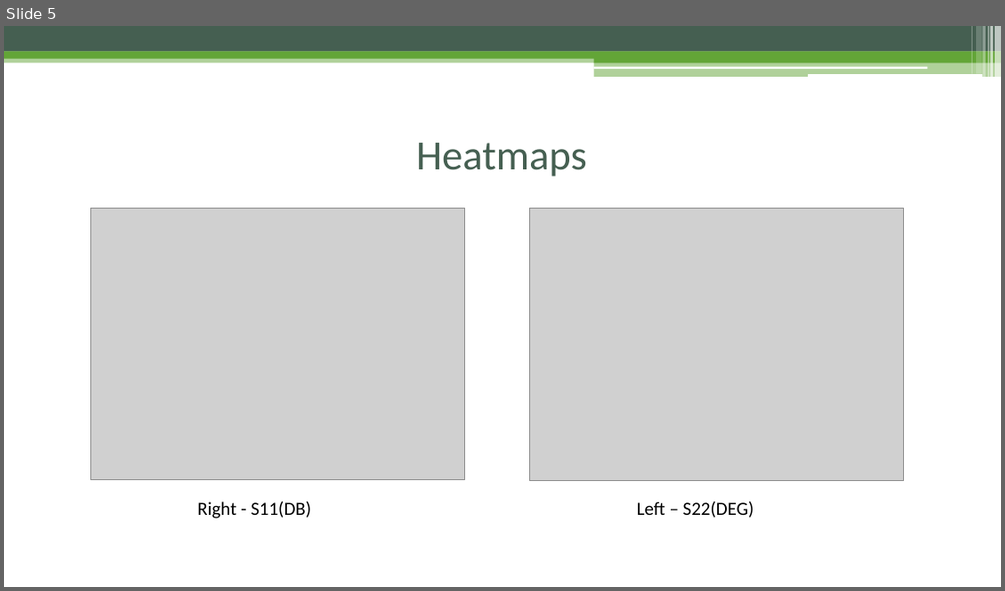
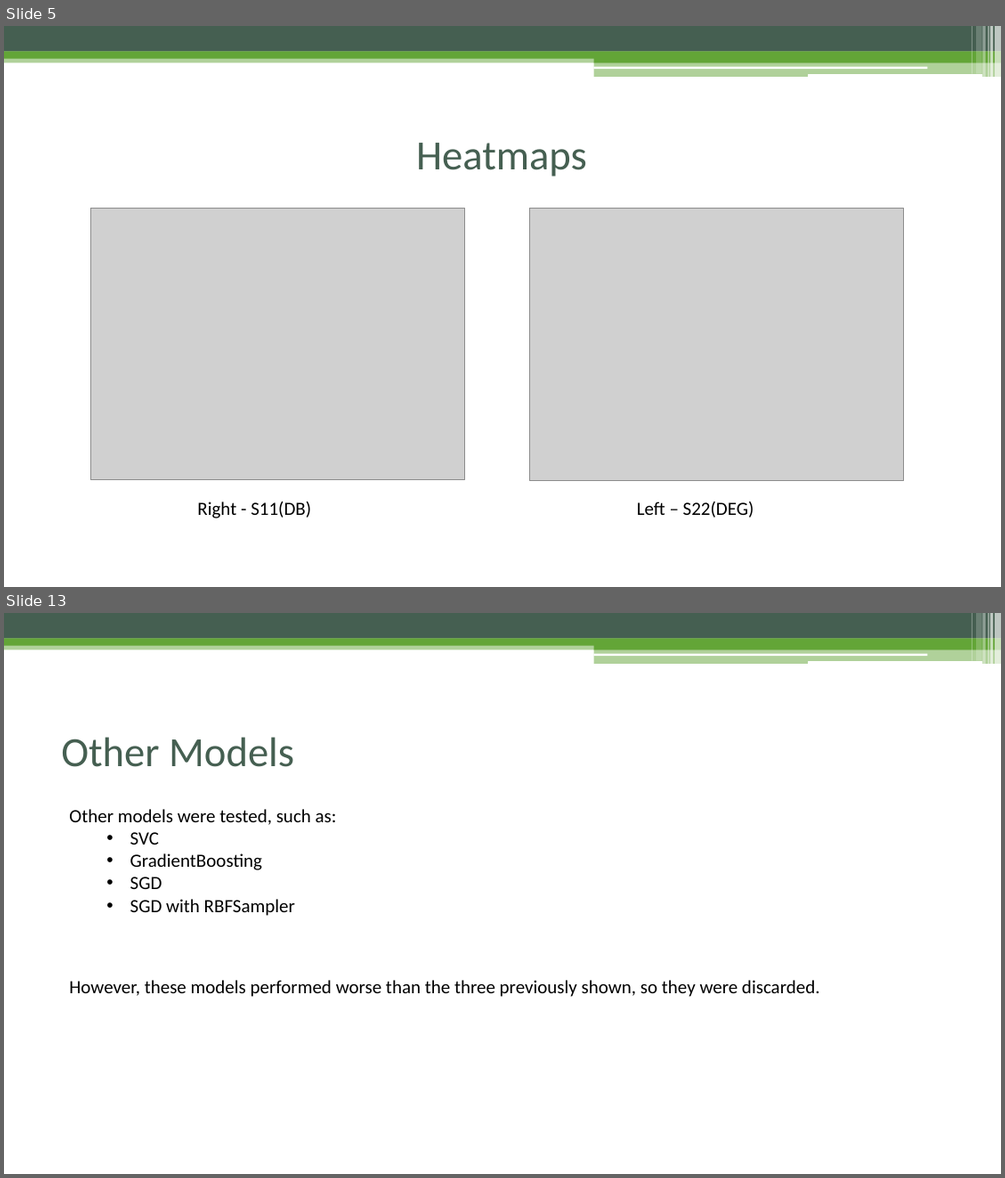
Before and after one commit to EmanueleTinghi/Data-Mining-Project, a slide deck: Docs/Presentation.pptx. Shown one above the other, each under a label of ours: slide 5 before the commit, slides 5 and 13 after it; the slides between them are not shown. The pictures are 1005x591 and 1005x1178 pixels, drawn with LibreOffice and Linux fonts; fonts in the diff are those of the drawing; grey boxes stand for pictures. Boxes give left, top, right and bottom in pixels: in the first picture for what was removed or moved away, otherwise in the second. Text is boxed around its words. In the diff, an @@ line names an element or a change of style, - is before the commit and + after.

```diff
--- a/Docs/Presentation.pptx
+++ b/Docs/Presentation.pptx
@@ slide 13 added at [4, 613, 1001, 1174], background #FFFFFF; not listed: 13 template elements that a slide beside it also shows @@
@@ title added at [61, 737, 294, 767], 40 pt, text #455F51 @@
+Other Models
@@ text added at [69, 809, 337, 916], 18 pt, text #000000 @@
+Other models were tested, such as:
+  • SVC
+  • GradientBoosting
+  • SGD
+  • SGD with RBFSampler
@@ text added at [69, 980, 820, 997], 18 pt, text #000000 @@
+However, these models performed worse than the three previously shown, so they were discarded.
```
Also in this commit, not shown: 3 slides changed, 10 other slides added, 10 slides removed, 3 other files.
